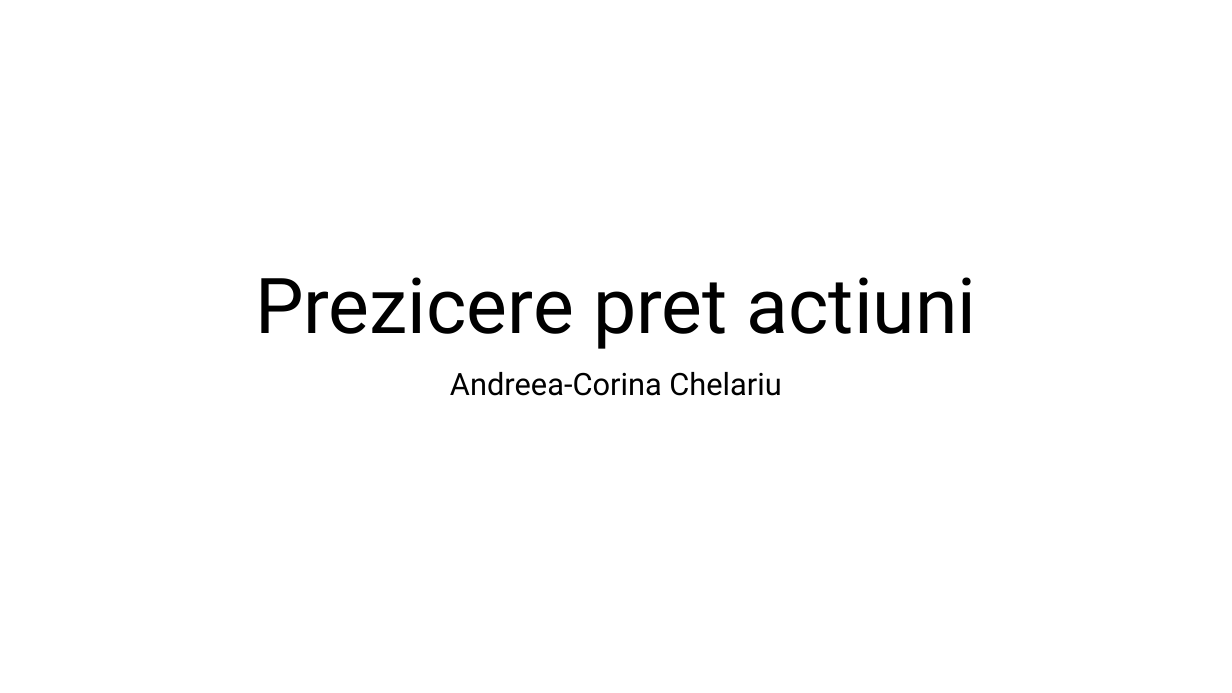
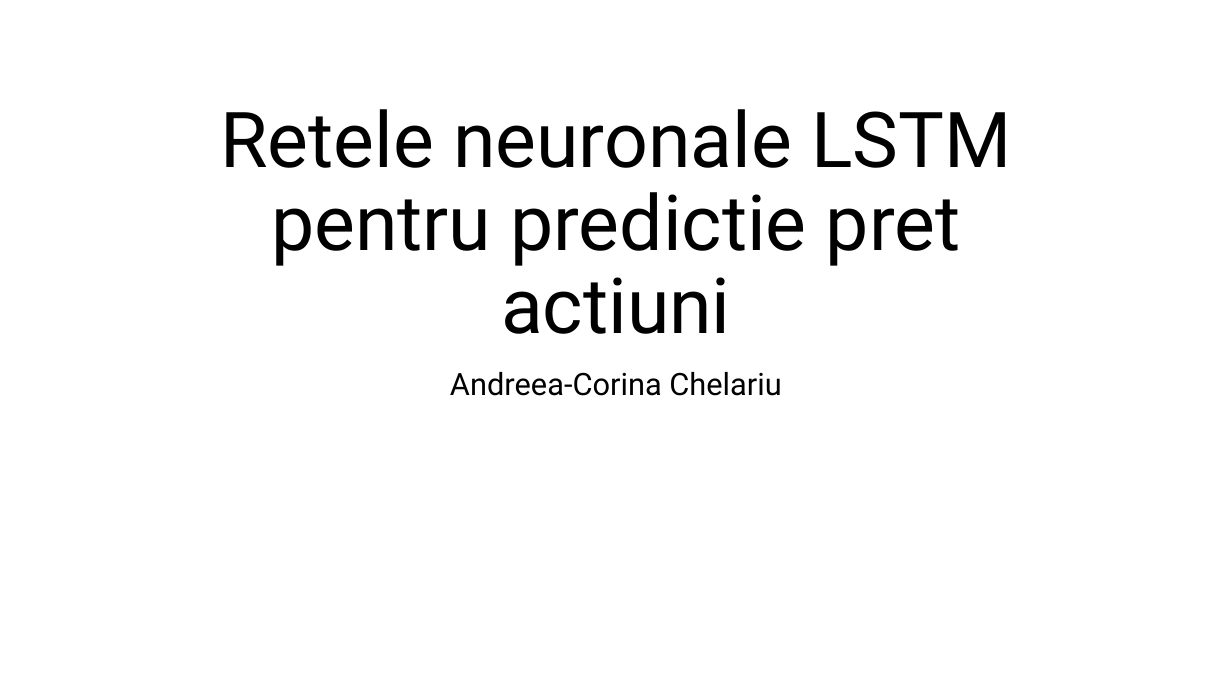
Before and after one commit to nasturas/LSTM, a slide deck: slide 1 of Doc/Prezicere pret actiuni.pptx. Drawn at 1232x693 pixels with LibreOffice and Linux fonts; fonts in the diff are those of the drawing. Boxes give left, top, right and bottom in pixels: in the first picture for what was removed or moved away, otherwise in the second. Text is boxed around its words. In the diff, an @@ line names an element or a change of style, - is before the commit and + after.

```diff
--- a/Doc/Prezicere pret actiuni.pptx
+++ b/Doc/Prezicere pret actiuni.pptx
@@ title at bbox=[220, 109, 1011, 334]: text changed @@
-Prezicere pret actiuni
+Retele neuronale LSTM pentru predictie pret actiuni
```
Also in this commit, not shown: 3 other slides changed, 3 slides added, 1 slide removed.
